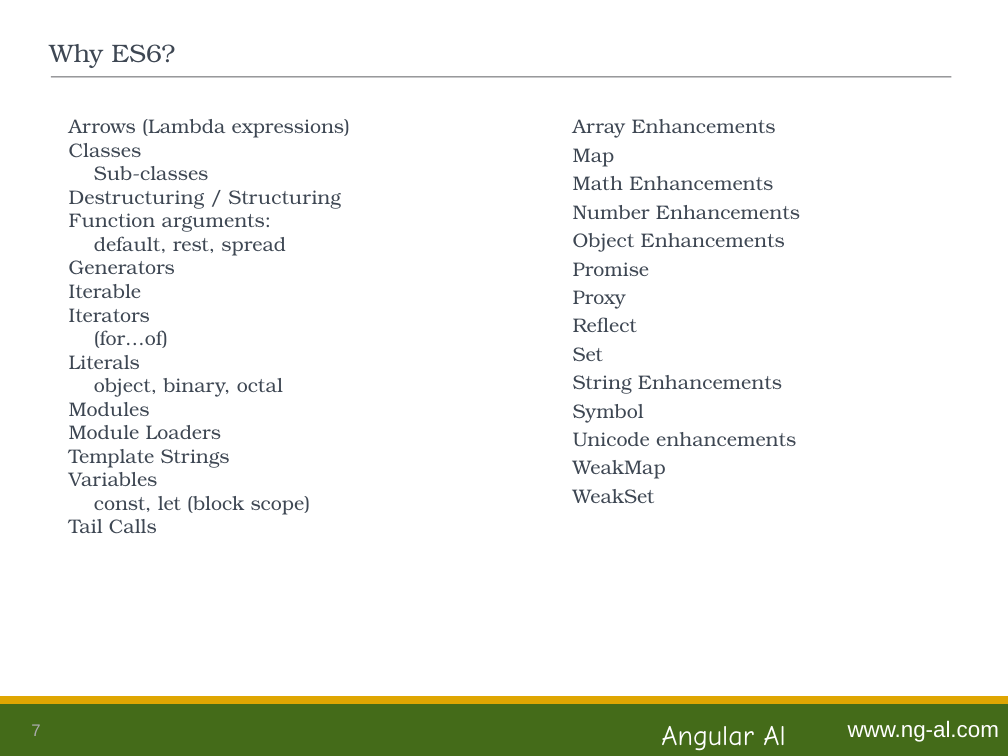
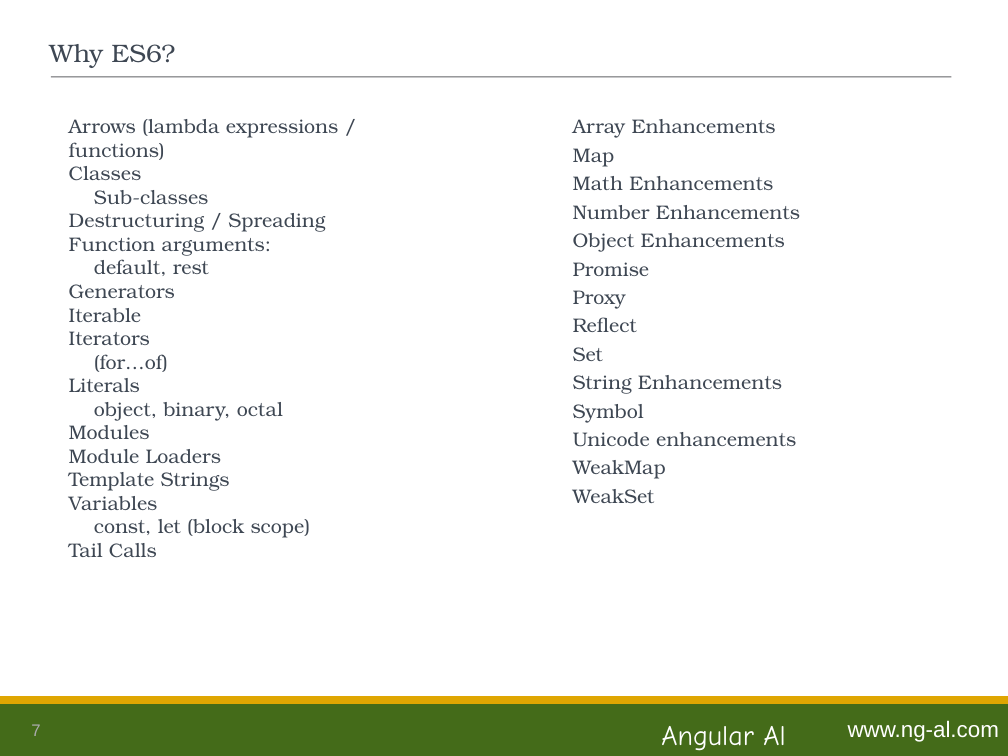
Before and after one commit to ng-al/es6-Intro, a slide deck: slide 7 of es6_Intro.ppt. Drawn at 1008x756 pixels with LibreOffice and Linux fonts; fonts in the diff are those of the drawing. Boxes give left, top, right and bottom in pixels: in the first picture for what was removed or moved away, otherwise in the second. Text is boxed around its words. In the diff, an @@ line names an element or a change of style, - is before the commit and + after.

```diff
--- a/es6_Intro.ppt
+++ b/es6_Intro.ppt
@@ text at [69,119,338,160]: text changed @@
-Arrows (Lambda expressions)
+Arrows (lambda expressions / functions)
@@ text at [69,213,325,232]: text changed @@
-Destructuring / Structuring
+Destructuring / Spreading
@@ text at [94,259,209,276]: text changed @@
-default, rest, spread
+default, rest
```
Also in this commit, not shown: 3 other slides changed, 2 slides added.
